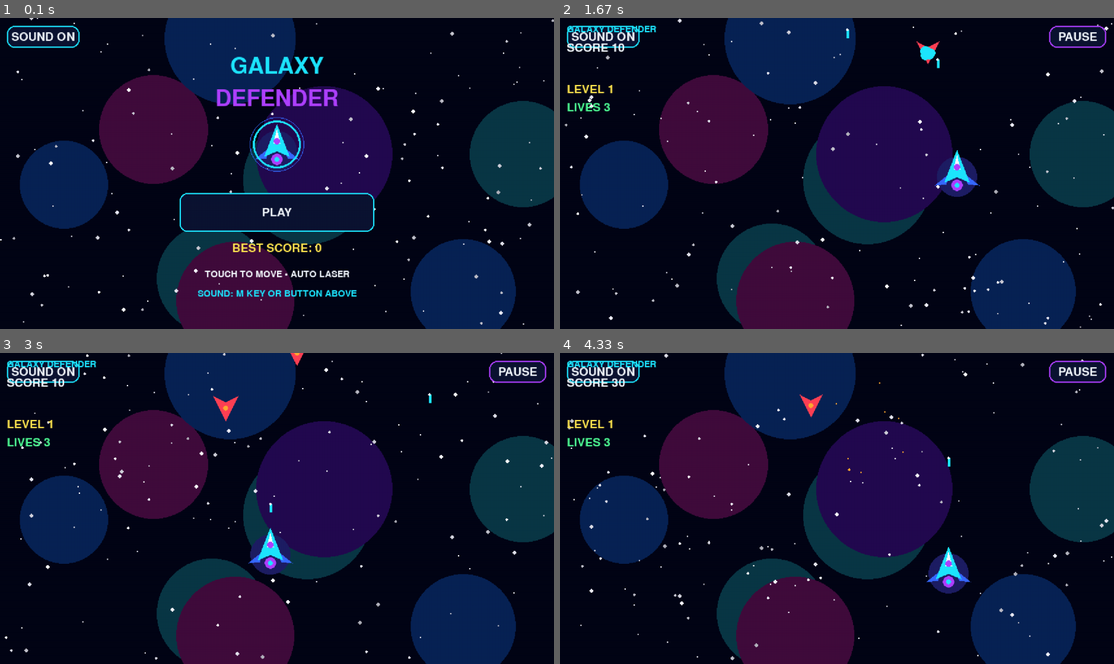
Above: before the commit, frames 1-4 (two rows, left to right).
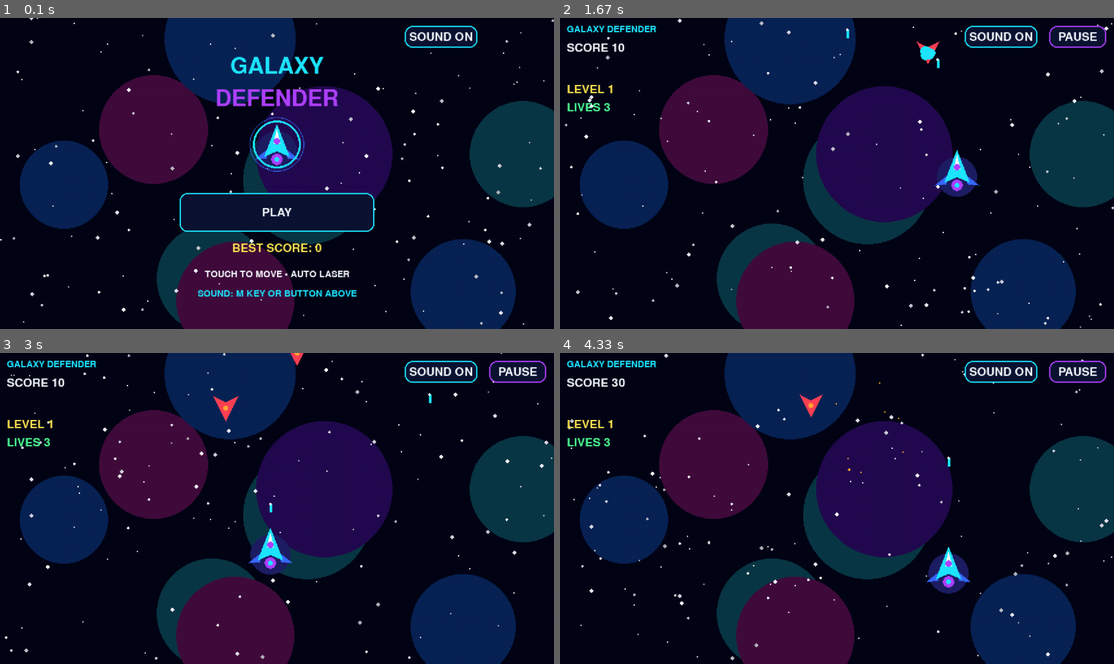
Above: after the commit, the same moments.

Repository: chaabiyoussef66-debug/galaxy-defender
Game: pygame game, started from main.py
The game is run twice, just before and just after one commit, with the same random seed, the same clock (stepped at 60 frames per second) and the same inputs.
Inputs (mouse positions are in pixels of both pictures, inside the frame that each line leads up to):
- Up to frame 1 (0.1 s): no input
- Up to frame 2 (1.67 s): click (837, 195) at 0.38 s; click (920, 64) at 0.72 s; press the mouse at (920, 64) at 1.03 s; move the mouse to (864, 157) at 1.13 s; release the mouse at (809, 254) at 1.27 s; press the mouse at (920, 64) at 1.37 s; move the mouse to (947, 142) at 1.47 s; release the mouse at (981, 223) at 1.6 s
- Up to frame 3 (3 s): click (188, 405) at 1.72 s; click (448, 502) at 2.05 s; click (470, 570) at 2.38 s; click (144, 561) at 2.72 s
- Up to frame 4 (4.33 s): click (753, 598) at 3.05 s; click (953, 468) at 3.38 s; click (1030, 505) at 3.72 s; click (936, 611) at 4.05 s

The runs differ from the first frame. In frame 1, 1.9% of the frame differs, in the area x 1-87%, y 2-10%; in frame 2, 1.6%; in frame 3, 1.6%; in frame 4, 1.6%.

Commit message:
Keep sound control clear of the gameplay HUD

Diff:
--- a/main.py
+++ b/main.py
@@ -277,7 +277,7 @@
 touching = False
 touch_pos = (W / 2, H - 100)
 button_x = W // 2 - 150
-sound_button = pygame.Rect(10, 12, 112, 34)
+sound_button = pygame.Rect(W - 230, 12, 112, 34)
 pause_button = pygame.Rect(W - 100, 12, 88, 34)
 play_button = pygame.Rect(button_x, 270, 300, 60)
 resume_button = pygame.Rect(button_x, 225, 300, 55)
